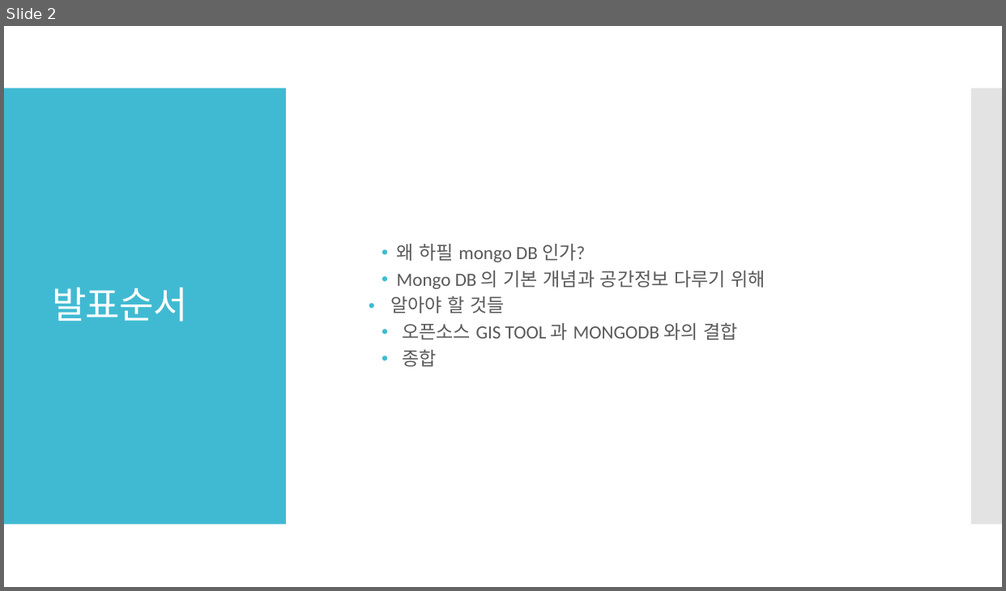
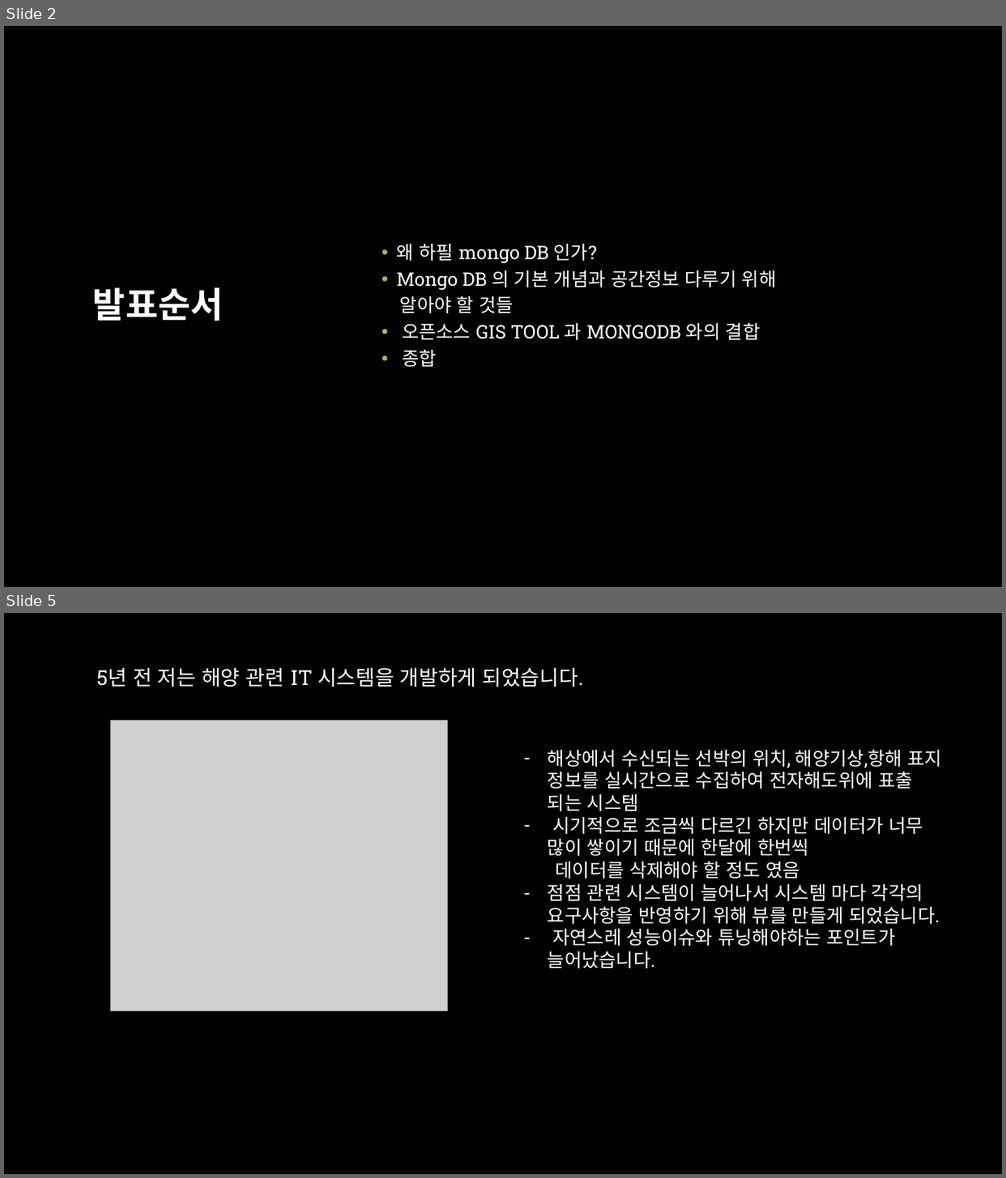
Before and after one commit to aliasgis/OSGEO, a slide deck: Mongodb 와 공간정보.pptx. Shown one above the other, each under a label of ours: slide 2 before the commit, slides 2 and 5 after it; the slides between them are not shown. The pictures are 1006x591 and 1006x1178 pixels, drawn with LibreOffice and Linux fonts; fonts in the diff are those of the drawing; grey boxes stand for pictures; background and template pictures are left out. Boxes give left, top, right and bottom in pixels: in the first picture for what was removed or moved away, otherwise in the second. Text is boxed around its words. In the diff, an @@ line names an element or a change of style, - is before the commit and + after.

```diff
--- a/Mongodb 와 공간정보.pptx
+++ b/Mongodb 와 공간정보.pptx
@@ slide 5 added at [4, 613, 1002, 1174], background picture (left out) @@
@@ text added at [97, 667, 584, 687], 20 pt, text #FFFFFF @@
+5년 전 저는 해양 관련 IT 시스템을 개발하게 되었습니다.
@@ picture added at [110, 721, 447, 1012] @@
@@ text added at [548, 749, 942, 969], 18 pt, text #FFFFFF @@
+– 해상에서 수신되는 선박의 위치, 해양기상,항해 표지 정보를 실시간으로 수집하여 전자해도위에 표출 되는 시스템
+– 시기적으로 조금씩 다르긴 하지만 데이터가 너무 많이 쌓이기 때문에 한달에 한번씩
+데이터를 삭제해야 할 정도 였음
+– 점점 관련 시스템이 늘어나서 시스템 마다 각각의 요구사항을 반영하기 위해 뷰를 만들게 되었습니다.
+– 자연스레 성능이슈와 튜닝해야하는 포인트가 늘어났습니다.
@@ slide 2 changed as well @@
@@ background #FFFFFF to #000000 @@
@@ rectangle removed at [4, 88, 286, 525] @@
@@ rectangle removed at [971, 88, 1002, 525] @@
@@ title "발표순서" at [93, 288, 223, 321]: size 36 to 34 pt, font Calibri to Roboto Slab, letter spacing -0.6 to 0 pt, bold on; alignment left to centre @@
@@ text "왜 하필 mongo DB 인가?" at [397, 244, 777, 367]: font Calibri to Roboto Slab, text colour #595959 to #FFFFFF; bullet colour #40BAD2 to #9EC544; bullet • to none @@
```
Also in this commit, not shown: 3 other slides changed, 4 other slides added.
